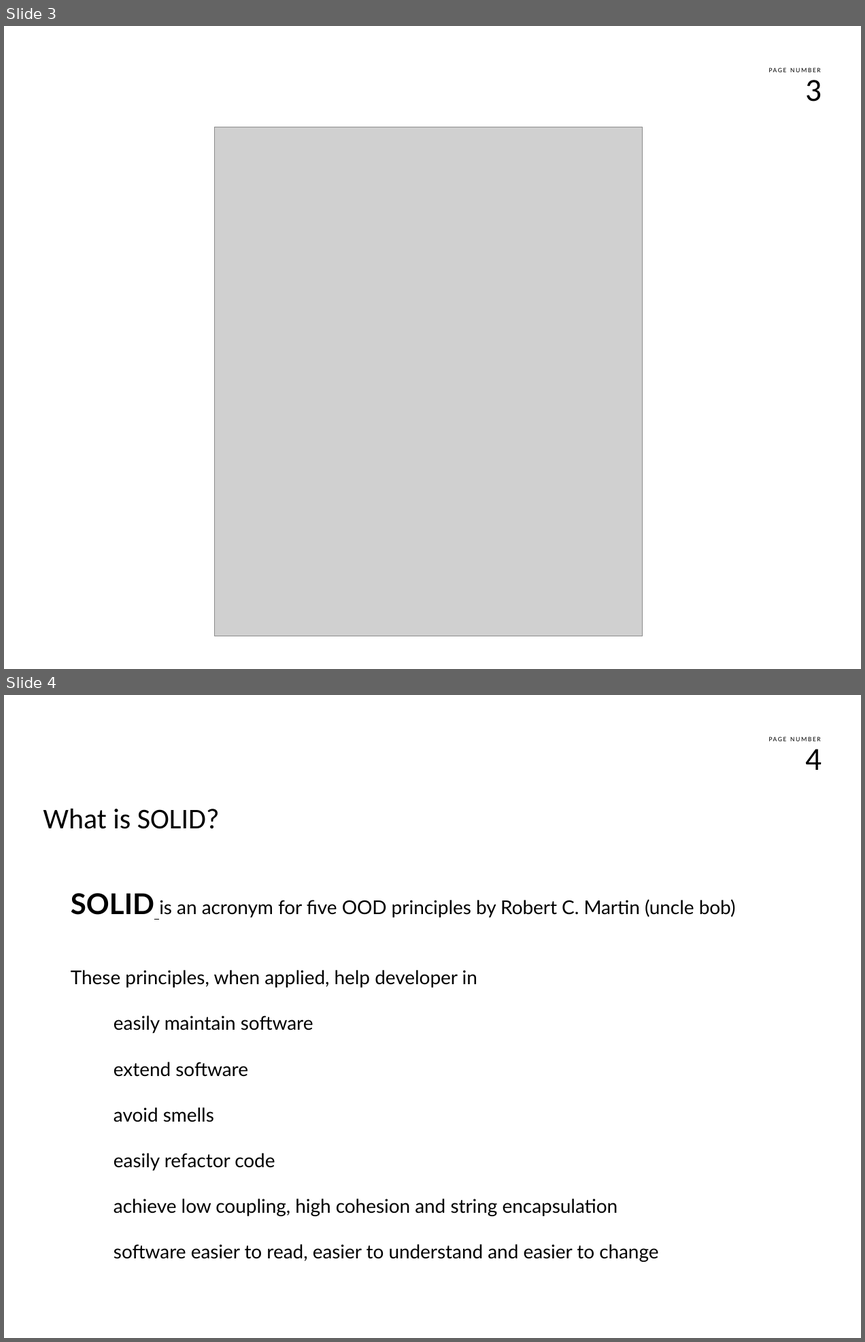
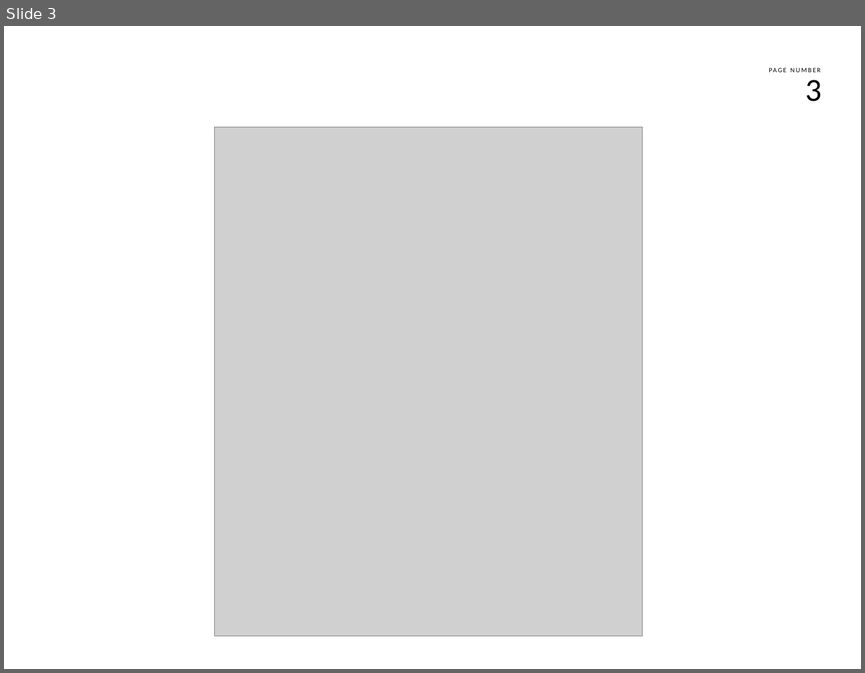
Before and after one commit to kentoo/NoIF, a slide deck: docs/noif.pptx. Shown one above the other, each under a label of ours: slides 3 and 4 before the commit, slide 3 after it. The pictures are 865x1342 and 865x673 pixels, drawn with LibreOffice and Linux fonts; fonts in the diff are those of the drawing; grey boxes stand for pictures; background and template pictures are left out. Boxes give left, top, right and bottom in pixels: in the first picture for what was removed or moved away, otherwise in the second. Text is boxed around its words. In the diff, an @@ line names an element or a change of style, - is before the commit and + after.

```diff
--- a/docs/noif.pptx
+++ b/docs/noif.pptx
@@ slide 4 removed at bbox=[4, 695, 861, 1338], background #FFFFFF; not listed: 2 template elements that a slide beside it also shows @@
@@ text removed at bbox=[43, 808, 220, 829] @@
-What is SOLID?
@@ text removed at bbox=[71, 893, 736, 1261] @@
-SOLID is an acronym for five OOD principles by Robert C. Martin (uncle bob)
-These principles, when applied, help developer in
-easily maintain software
-extend software
-avoid smells
-easily refactor code
-achieve low coupling, high cohesion and string encapsulation
-software easier to read, easier to understand and easier to change
```
Also in this commit, not shown: 1 slide added, 1 other slide removed, 4 other files.
